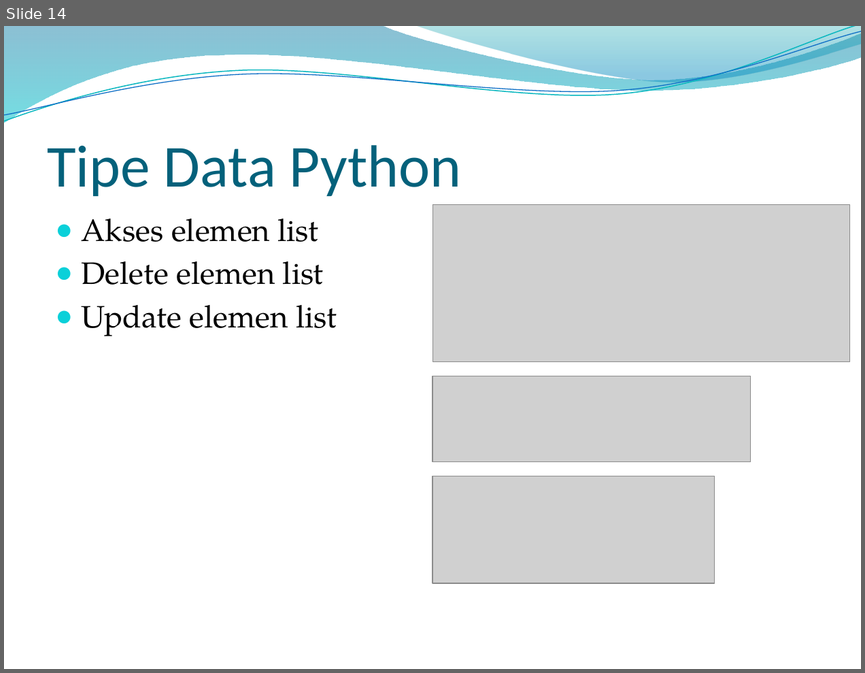
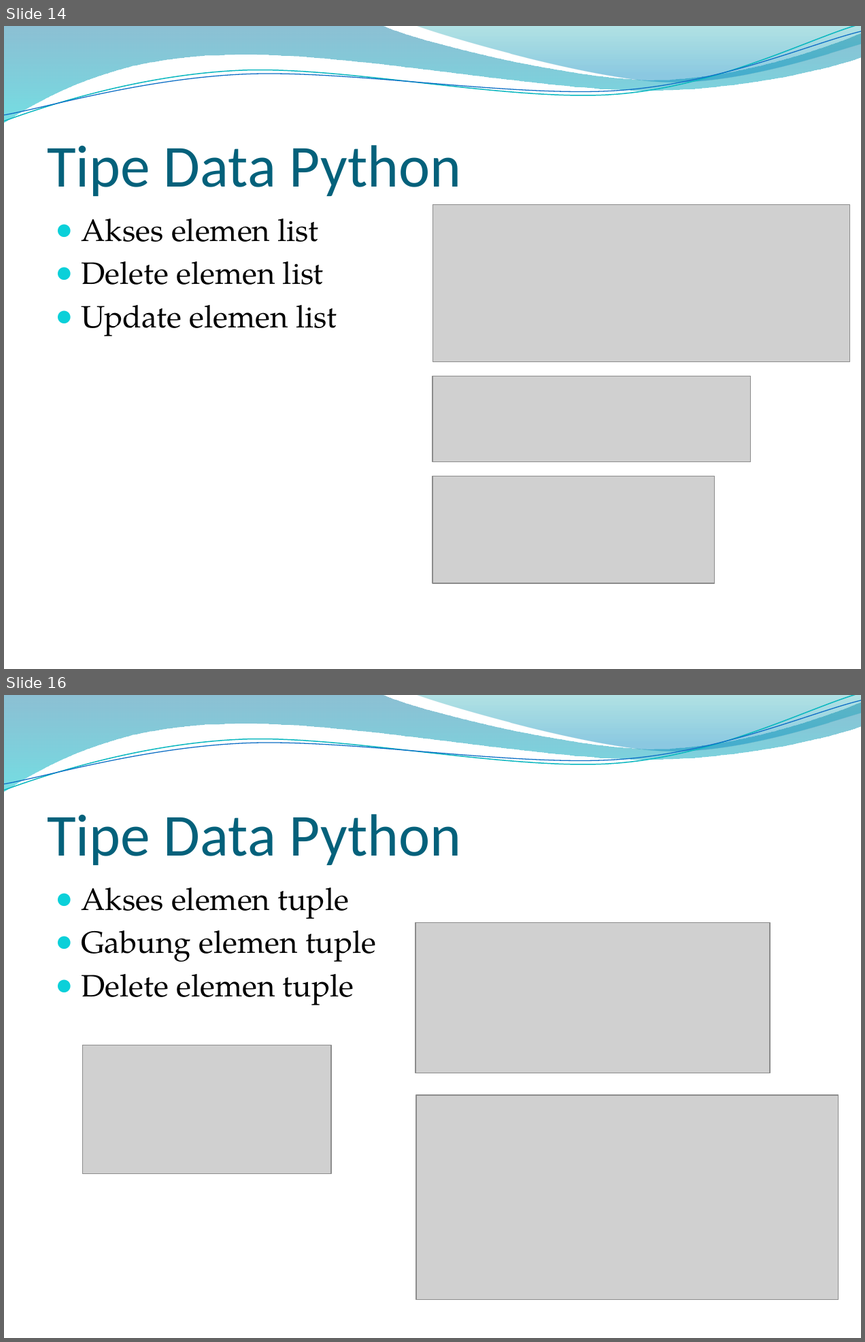
Before and after one commit to dizolette/DeepLearningAlbert, a slide deck: PPT Albertus Dwi S.pptx. Shown one above the other, each under a label of ours: slide 14 before the commit, slides 14 and 16 after it; the slides between them are not shown. The pictures are 865x673 and 865x1342 pixels, drawn with LibreOffice and Linux fonts; fonts in the diff are those of the drawing; grey boxes stand for pictures; background and template pictures are left out. Boxes give left, top, right and bottom in pixels: in the first picture for what was removed or moved away, otherwise in the second. Text is boxed around its words. In the diff, an @@ line names an element or a change of style, - is before the commit and + after.

```diff
--- a/PPT Albertus Dwi S.pptx
+++ b/PPT Albertus Dwi S.pptx
@@ slide 16 added at bbox=[4, 695, 861, 1338], background picture (left out); not listed: 4 template elements that a slide beside it also shows @@
@@ title added at bbox=[47, 814, 462, 865], 50 pt, text #04617B @@
+Tipe Data Python
@@ text added at bbox=[81, 887, 377, 1005], 26 pt, text #000000 @@
+● Akses elemen tuple
+● Gabung elemen tuple
+● Delete elemen tuple
@@ picture added at bbox=[415, 923, 769, 1073] @@
@@ picture added at bbox=[83, 1045, 331, 1173] @@
@@ picture added at bbox=[416, 1095, 838, 1299] @@
```
Also in this commit, not shown: 6 slides changed, 10 other slides added.
